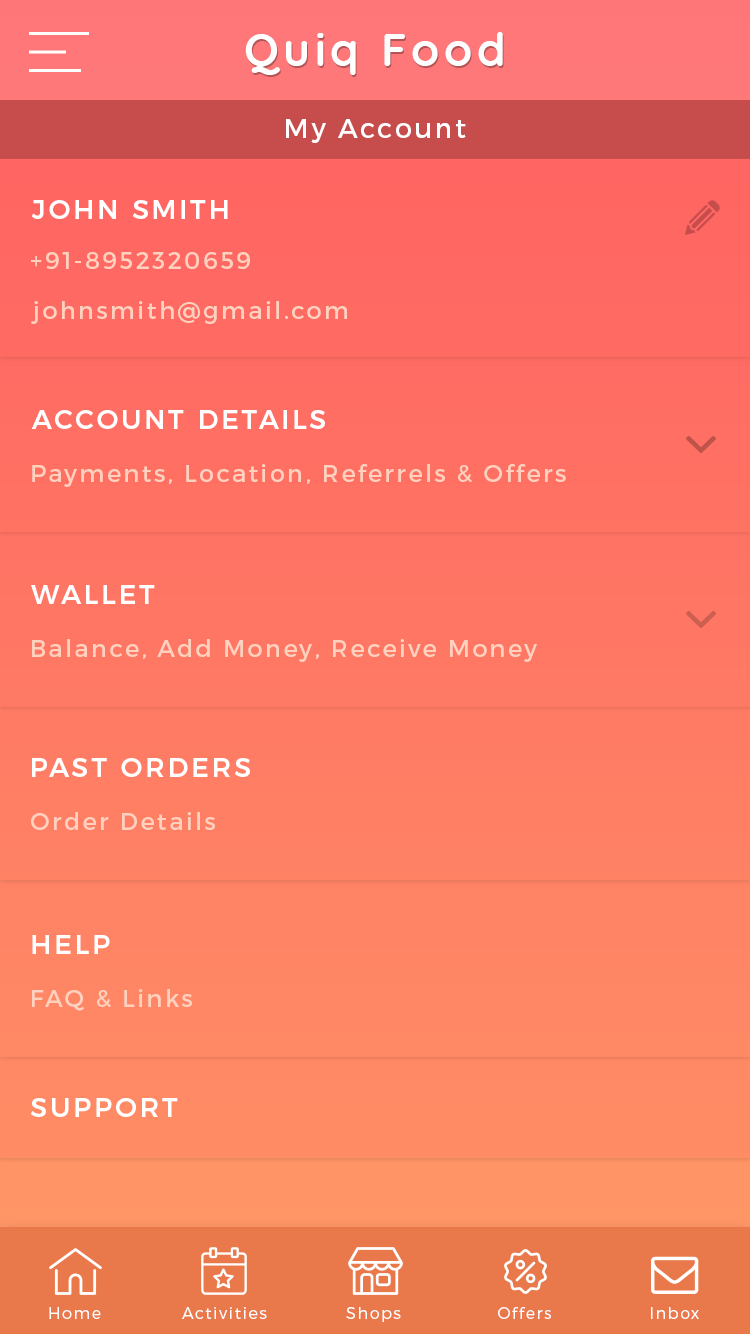
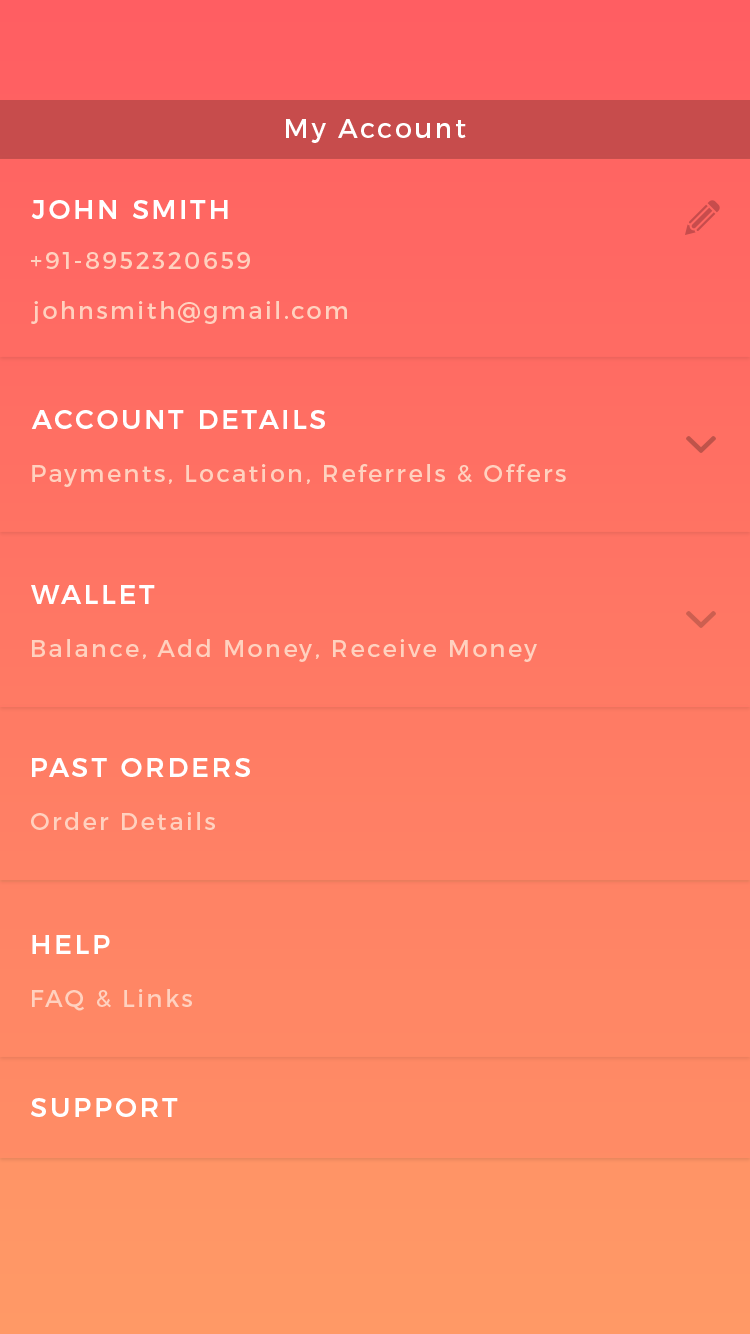
Layer changes from the first (750, 1334) image to the second:
masked "Rectangle 3 copy 4" over [34, 989, 192, 1011]
masked "Rectangle 3 copy 3" over [31, 812, 215, 830]
masked "Rectangle 3 copy 2" over [34, 639, 537, 662]
masked "Rectangle 2" over [289, 119, 466, 143]
masked "Rectangle 3 copy" over [32, 464, 566, 487]
masked "Rectangle 3" over [31, 252, 347, 324]
removed group "Group 1" (14 layers) over [0, 0, 750, 1334]
removed layer "event" from group "Group 1" over [201, 1247, 247, 1295]
removed layer "envelope-of-white-paper" from group "Group 1" over [651, 1256, 699, 1294]
removed layer "discount" from group "Group 1" over [504, 1249, 547, 1294]
removed layer "shop" from group "Group 1" over [348, 1247, 403, 1295]
removed layer "home" from group "Group 1" over [49, 1248, 102, 1295]
removed layer "Inbox" from group "Group 1" over [651, 1307, 699, 1319]
removed layer "Offers" from group "Group 1" over [498, 1307, 551, 1319]
removed layer "Shops" from group "Group 1" over [346, 1307, 401, 1322]
removed layer "Activities" from group "Group 1" over [182, 1307, 267, 1319]
removed layer "Home" from group "Group 1" over [49, 1307, 101, 1319]
removed layer "Color Fill 6" from group "Group 1" over [0, 1227, 750, 1334]
removed layer "Quiq Food" from group "Group 1" over [245, 32, 503, 75]
removed layer "Color Fill 1" from group "Group 1" over [29, 32, 89, 72]
removed layer "Color Fill 2" (was 15%) from group "Group 1" over [0, 0, 750, 100]
